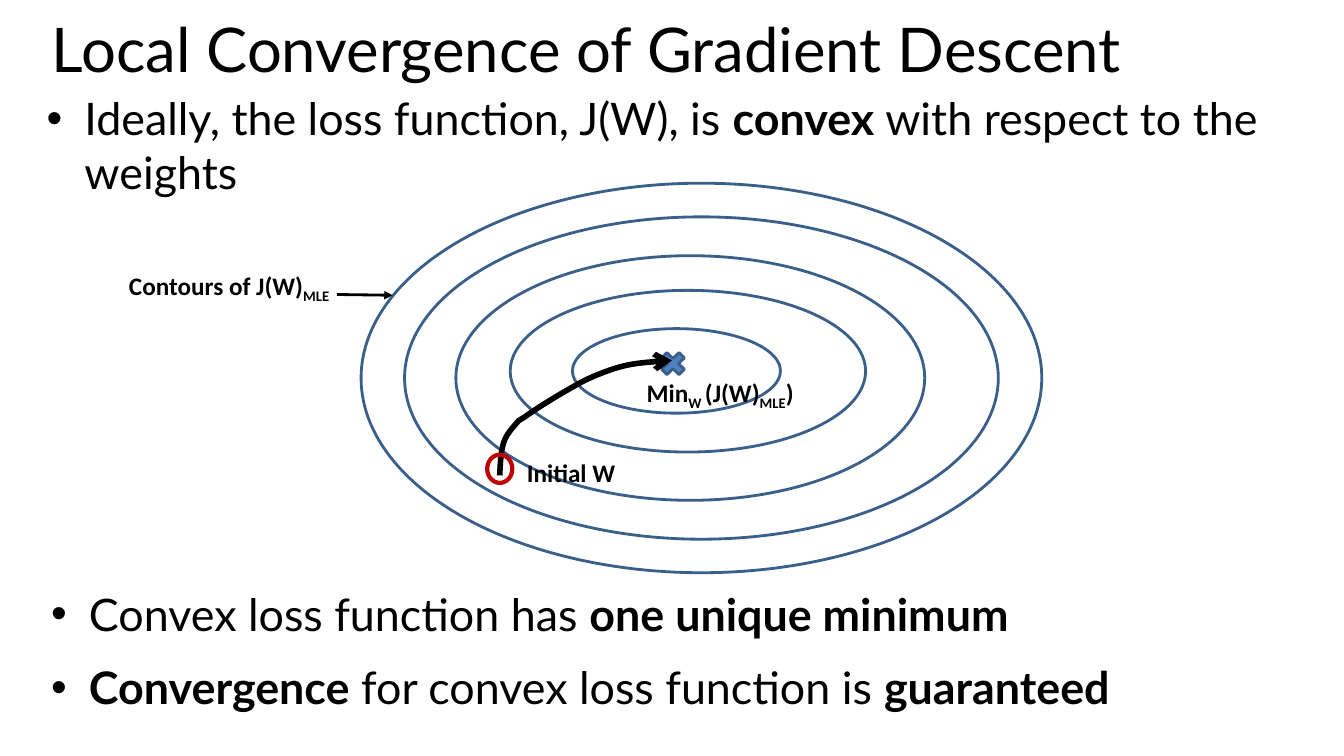
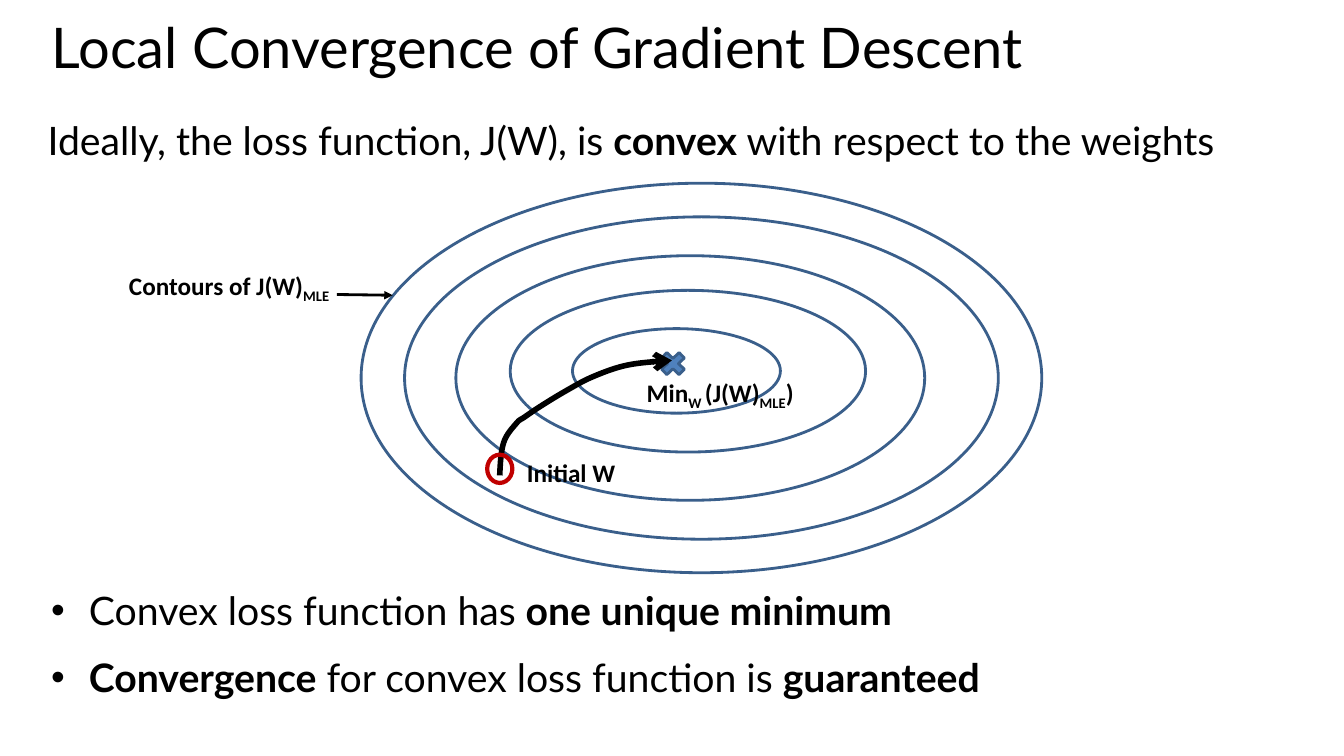
Before and after one commit to StephenElston/CSCI-E25, a slide deck: slide 12 of Slides/7_RegularizationAndOptimization.pptx. Drawn at 1344x756 pixels with LibreOffice and Linux fonts; fonts in the diff are those of the drawing. Boxes give left, top, right and bottom in pixels: in the first picture for what was removed or moved away, otherwise in the second. Text is boxed around its words. In the diff, an @@ line names an element or a change of style, - is before the commit and + after.

```diff
--- a/Slides/7_RegularizationAndOptimization.pptx
+++ b/Slides/7_RegularizationAndOptimization.pptx
@@ title "Local Convergence of Gradient Descent" at box(52, 26, 1023, 78): size 44 to 40 pt @@
@@ text "Ideally, the loss function, J(W), ...": place and size @@
-text "Ideally, the loss function, J(W), ..." at box(84, 100, 1258, 198)
+text "Ideally, the loss function, J(W), ..." at box(48, 124, 1214, 162)
@@ text "Ideally, the loss function, J(W), ..." at box(48, 124, 1214, 162): size 32 to 28 pt; bullet • to none @@
@@ text "Convex loss function has one ..." at box(89, 596, 980, 699): size 32 to 28 pt @@
```
Also in this commit, not shown: 19 other slides changed, 1 slide added.
